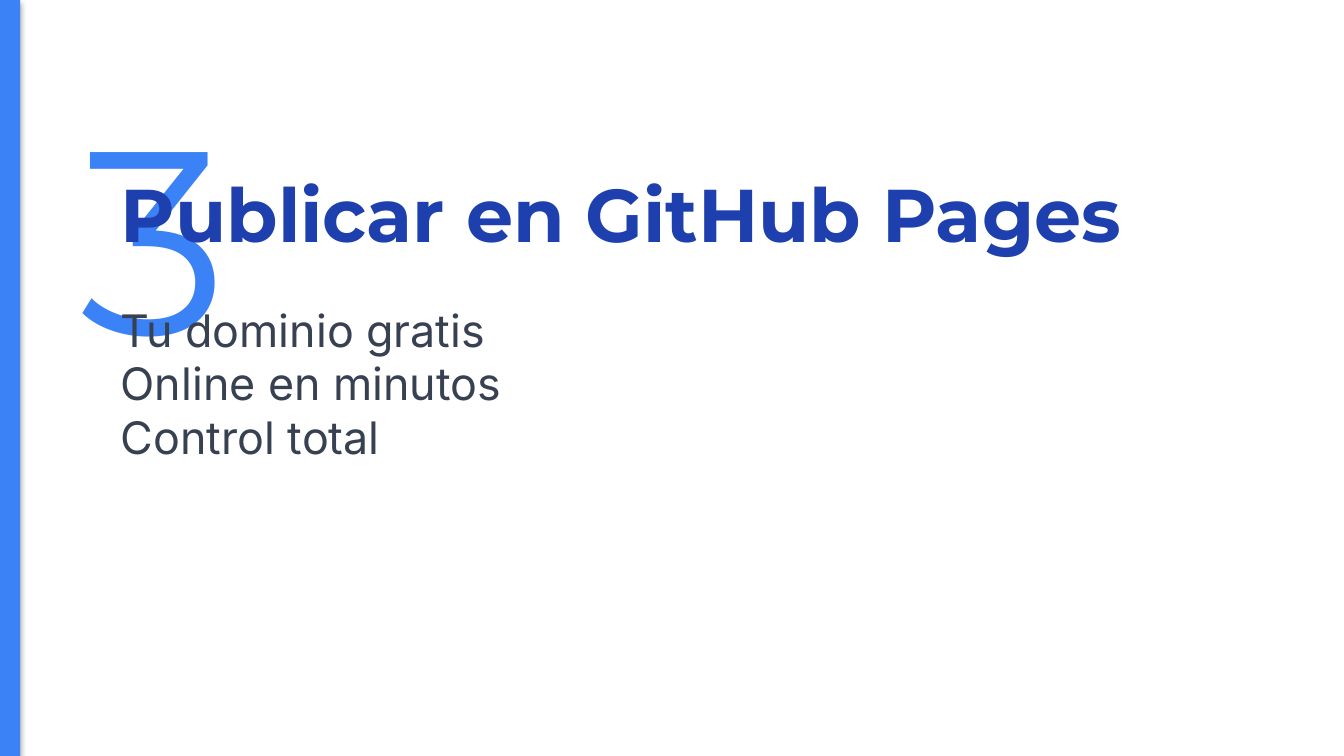
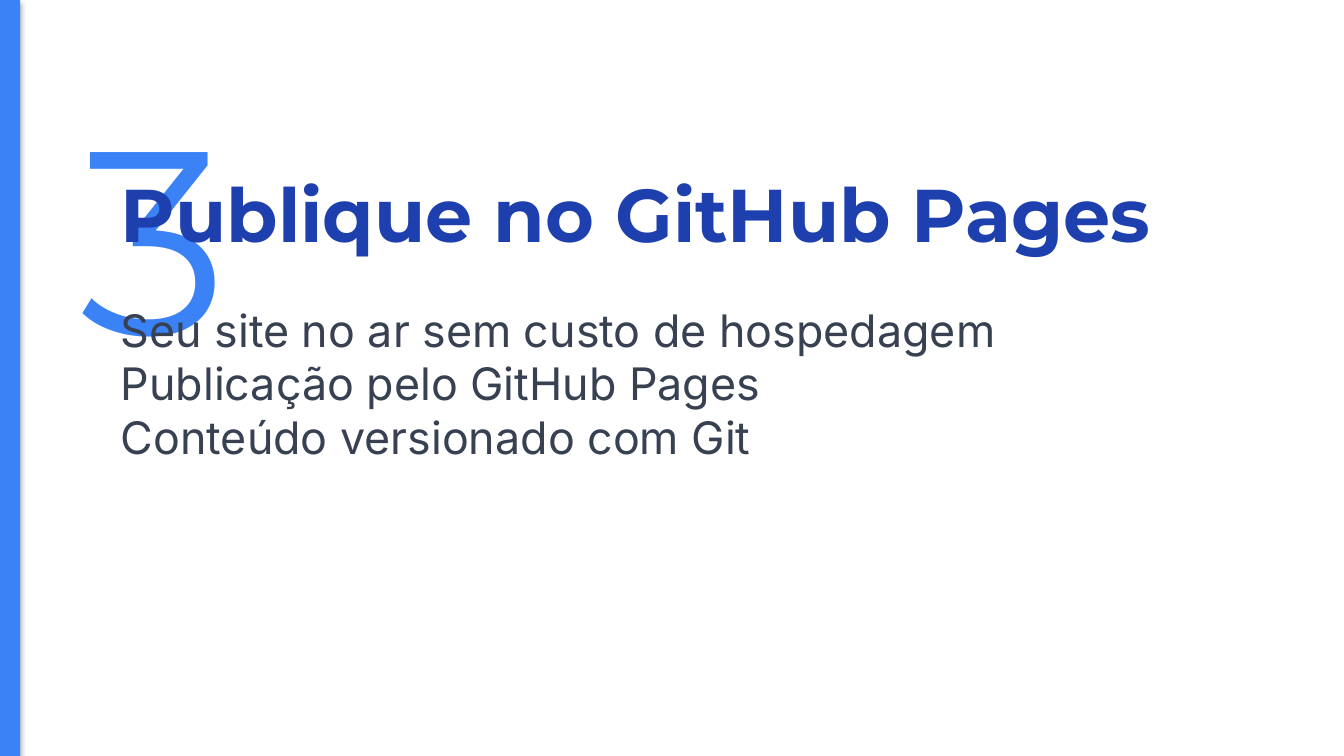
Before and after one commit to marcos-data-engineer/blog, a slide deck: slide 5 of _course_production/M00_Introducao/apresentacao_final.pptx. Drawn at 1344x756 pixels with LibreOffice and Linux fonts; fonts in the diff are those of the drawing. Boxes give left, top, right and bottom in pixels: in the first picture for what was removed or moved away, otherwise in the second. Text is boxed around its words. In the diff, an @@ line names an element or a change of style, - is before the commit and + after.

Commit message:
feat: Update site content and localization
- Translated "About" page to Portuguese and updated author information.
- Enhanced blog enhancements script for better user experience with localized text.
- Updated privacy policy to reflect data collection practices and compliance with LGPD.
- Added localization support for Portuguese in the site structure.
- Updated custom styles in SCSS for improved design consistency.
- Added new dependencies in requirements.txt for additional functionality.
- Removed unnecessary robots.txt file.
- Updated AI post generation script to reflect new blog title and content guidelines.
- Added author data configuration for better content management.
- Configured stylelint for SCSS to enforce coding standards.

```diff
--- a/_course_production/M00_Introducao/apresentacao_final.pptx
+++ b/_course_production/M00_Introducao/apresentacao_final.pptx
@@ text at bbox=[121, 170, 1151, 260]: text changed @@
-Publicar en GitHub Pages
+Publique no GitHub Pages
@@ text at bbox=[121, 309, 995, 455]: text changed @@
-Tu dominio gratis
-Online en minutos
-Control total
+Seu site no ar sem custo de hospedagem
+Publicação pelo GitHub Pages
+Conteúdo versionado com Git
```
Also in this commit, not shown: 8 other slides changed, 3 slides added, 3 slides removed, 32 other files.
